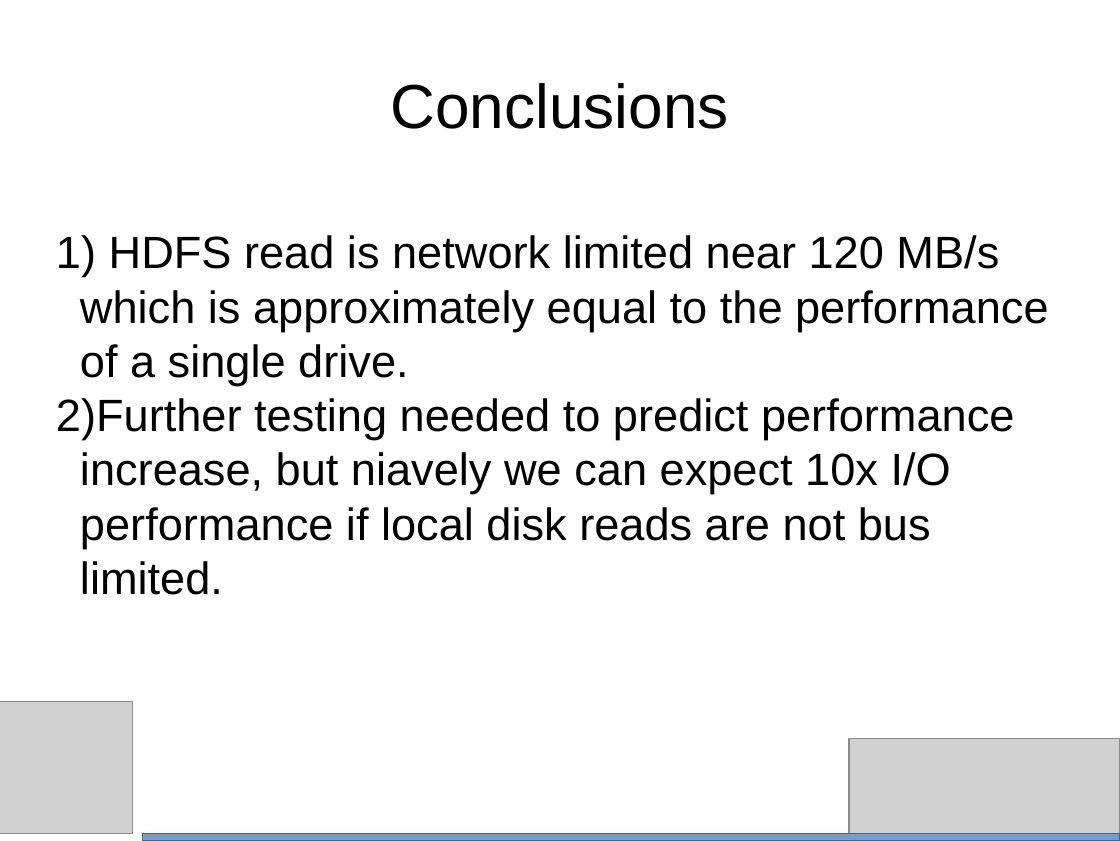
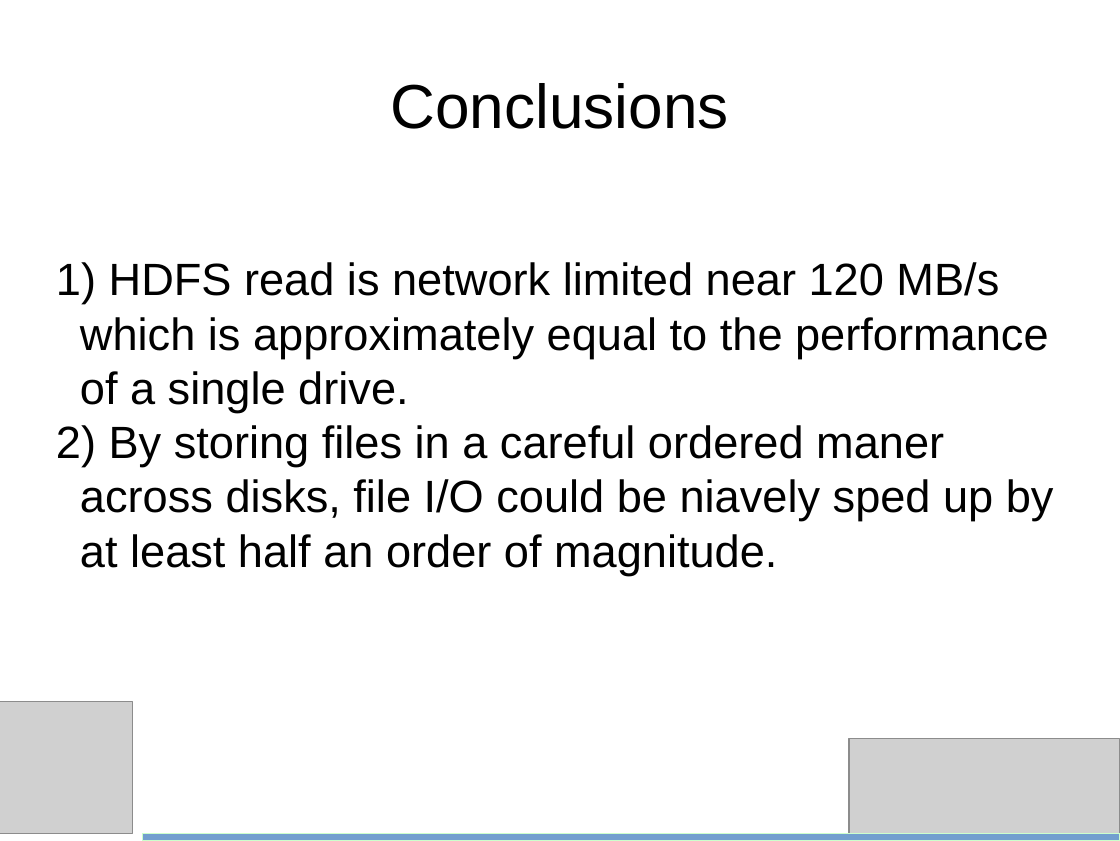
Before and after one commit to bth5032/CMS, a slide deck: slide 17 of Summer_2015/IOHeavyCI/Results/Powerpoint/performance.odp (slide 16 before the commit). Drawn at 1120x841 pixels with LibreOffice and Linux fonts; fonts in the diff are those of the drawing; grey boxes stand for pictures. Boxes give left, top, right and bottom in pixels: in the first picture for what was removed or moved away, otherwise in the second. Text is boxed around its words. In the diff, an @@ line names an element or a change of style, - is before the commit and + after.

```diff
--- a/Summer_2015/IOHeavyCI/Results/Powerpoint/performance.odp
+++ b/Summer_2015/IOHeavyCI/Results/Powerpoint/performance.odp
@@ subtitle at (x1=80, y1=425, x2=1054, y2=575): text changed @@
-2) Further testing needed to predict performance increase, but niavely we can expect 10x I/O performance if local disk reads are not bus limited.
+2) By storing files in a careful ordered maner across disks, file I/O could be niavely sped up by at least half an order of magnitude.
@@ rectangle at (x1=142, y1=833, x2=1120, y2=841): outline #3465A4 0 pt to #CCFFCC 0 pt @@
```
Also in this commit, not shown: 15 other slides changed, 1 slide added, 7 other files.
